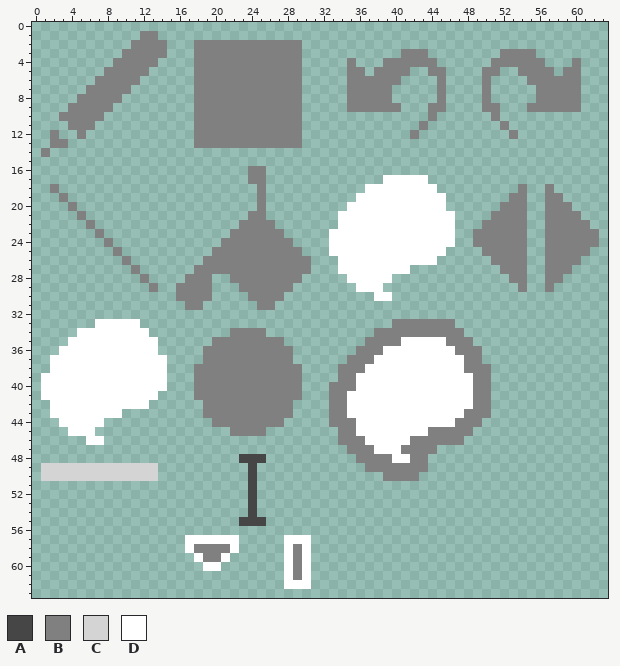
File history of a pixel-art sprite, Assets/tool_icon.png. The picture above is the old version.
The file is 64x64 pixels.
Palette (. is transparent): A #464646  B #808080  C #d4d4d4  D #ffffff
Pixels before (only the part around the change), first column x 56:
18 .B......
19 .BB.....
20 .BBB....
21 .BBBB...
22 .BBBBB..
23 .BBBBBB.
24 .BBBBBB.
25 .BBBBB..
26 .BBBB...
27 .BBB....
28 .BB.....
29 .B......
30 ........
31 ........
32 ........
33 ........
34 ........
35 ........
36 ........
37 ........
38 ........
39 ........
40 ........
41 ........
42 ........
43 ........
44 ........
45 ........
46 ........
47 ........
48 ........
49 ........
After the commit:
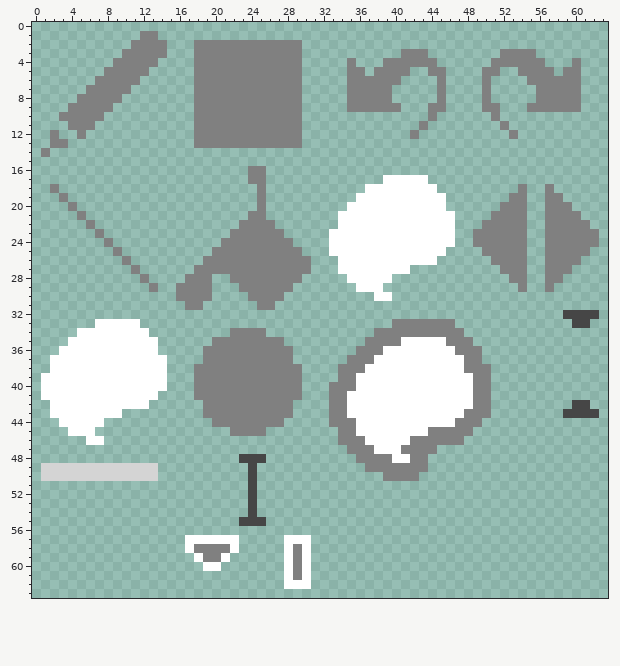
Author's note on the commit: カラーピッカーのアイコン調整
Changes in this commit:
Changed rows in their new state; - is an unchanged pixel.
first column x 59:
32 AAAA
33 -AA-
first column x 59:
42 -AA-
43 AAAA
Where, in picture pixels (left, top, right, bottom), the same in both pictures:
added: (563, 310, 599, 328)
added: (563, 400, 599, 418)
